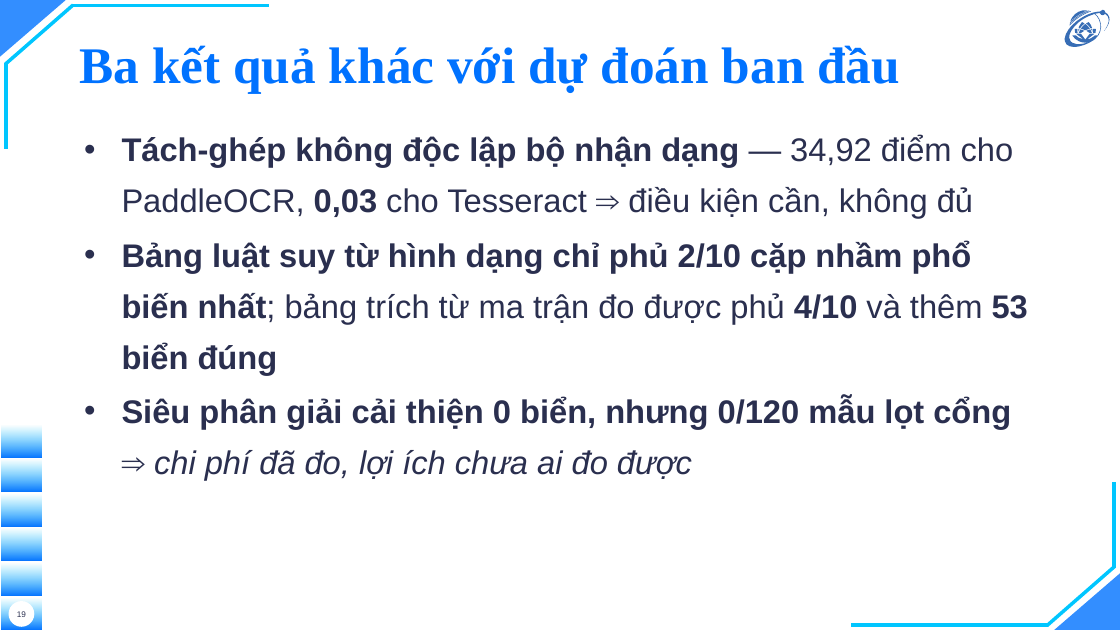
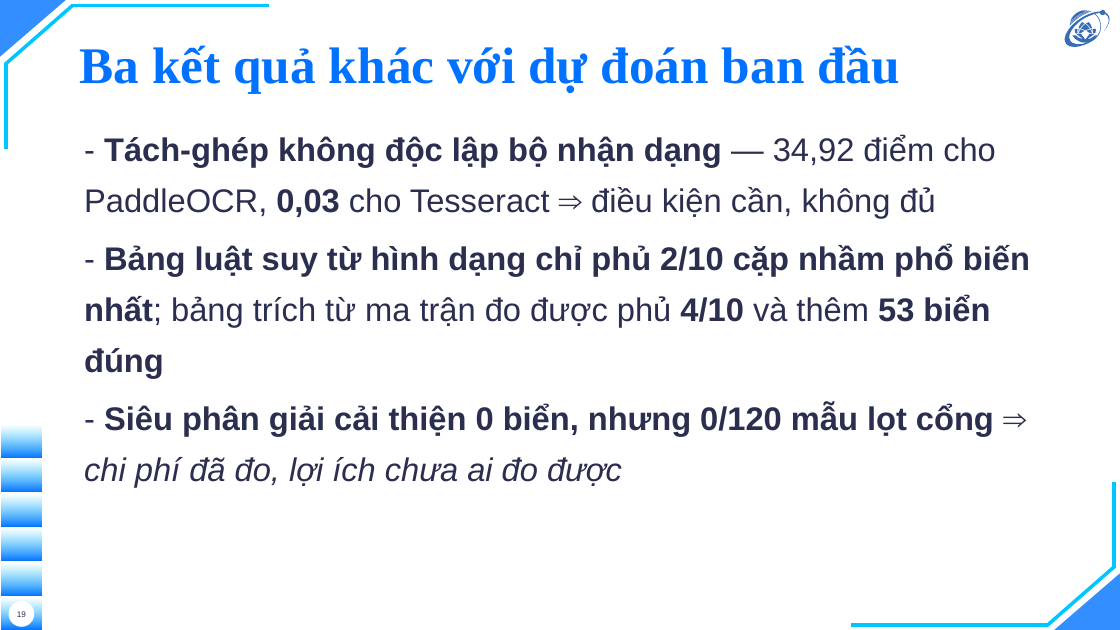
Before and after one commit to hieunguyen2604/alpr-do-an-mon-hoc, a slide deck: slide 19 of nop/02-slide-mon-hoc.pptx. Drawn at 1120x630 pixels with LibreOffice and Linux fonts; fonts in the diff are those of the drawing; background and template pictures are left out. Boxes give left, top, right and bottom in pixels: in the first picture for what was removed or moved away, otherwise in the second. Text is boxed around its words. In the diff, an @@ line names an element or a change of style, - is before the commit and + after.

```diff
--- a/nop/02-slide-mon-hoc.pptx
+++ b/nop/02-slide-mon-hoc.pptx
@@ text at (x1=84, y1=135, x2=1030, y2=487): text changed @@
-• Tách-ghép không độc lập bộ nhận dạng — 34,92 điểm cho PaddleOCR, 0,03 cho Tesseract ⇒ điều kiện cần, không đủ
-• Bảng luật suy từ hình dạng chỉ phủ 2/10 cặp nhầm phổ biến nhất; bảng trích từ ma trận đo được phủ 4/10 và thêm 53 biển đúng
-• Siêu phân giải cải thiện 0 biển, nhưng 0/120 mẫu lọt cổng ⇒ chi phí đã đo, lợi ích chưa ai đo được
+- Tách-ghép không độc lập bộ nhận dạng — 34,92 điểm cho PaddleOCR, 0,03 cho Tesseract ⇒ điều kiện cần, không đủ
+- Bảng luật suy từ hình dạng chỉ phủ 2/10 cặp nhầm phổ biến nhất; bảng trích từ ma trận đo được phủ 4/10 và thêm 53 biển đúng
+- Siêu phân giải cải thiện 0 biển, nhưng 0/120 mẫu lọt cổng ⇒ chi phí đã đo, lợi ích chưa ai đo được
```
Also in this commit, not shown: 7 other slides changed, 3 other files.
